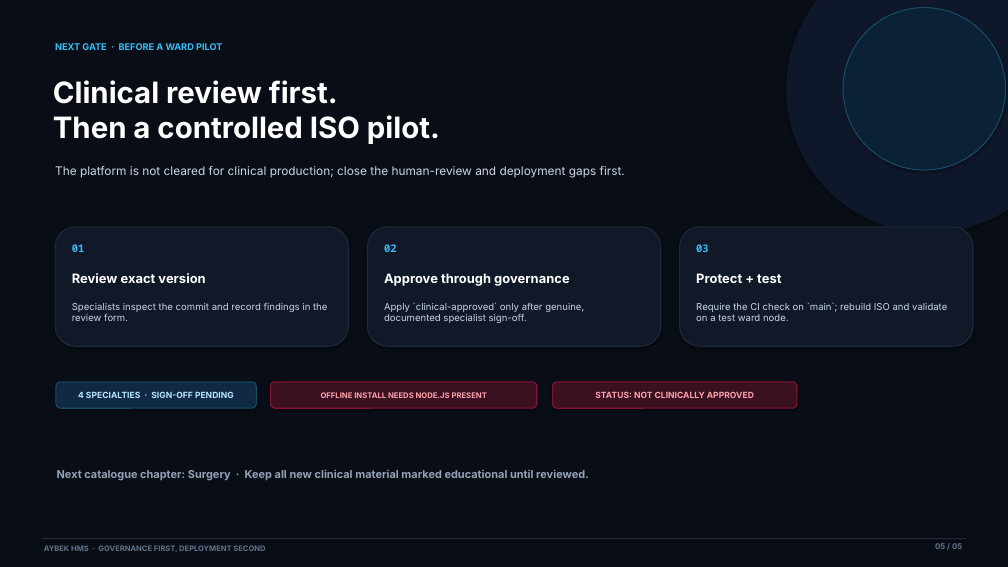
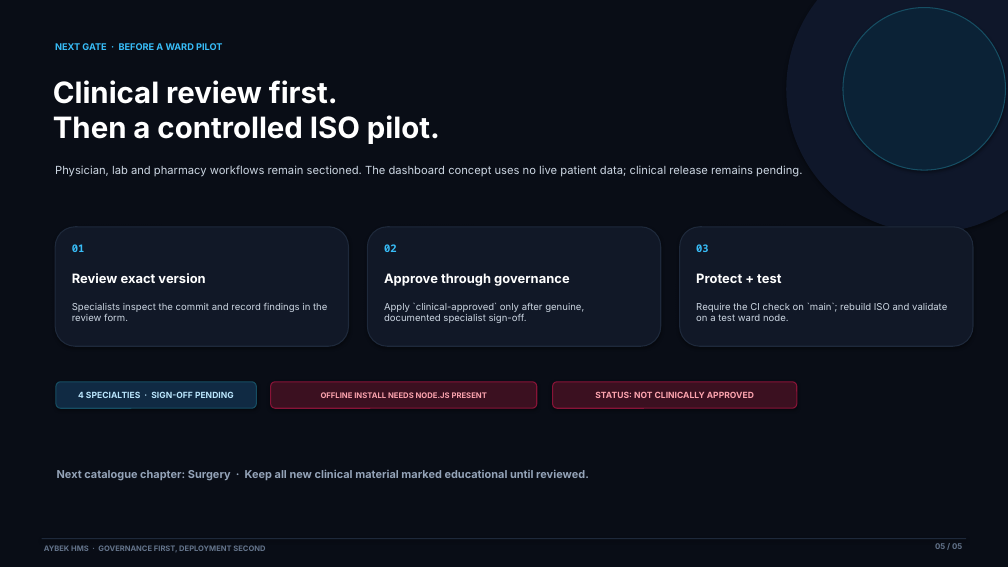
Before and after one commit to smart-hospital-system/mamonaminyar1998, a slide deck: slide 5 of docs/clinical-cdss-smart-card-architecture.pptx. Drawn at 1008x567 pixels with LibreOffice and Linux fonts; fonts in the diff are those of the drawing. Boxes give left, top, right and bottom in pixels: in the first picture for what was removed or moved away, otherwise in the second. Text is boxed around its words. In the diff, an @@ line names an element or a change of style, - is before the commit and + after.

Commit message:
Update architecture deck with section workflows

```diff
--- a/docs/clinical-cdss-smart-card-architecture.pptx
+++ b/docs/clinical-cdss-smart-card-architecture.pptx
@@ text at (x1=55, y1=165, x2=802, y2=177): text changed; size 11.3 to 10.7 pt @@
-The platform is not cleared for clinical production; close the human-review and deployment gaps first.
+Physician, lab and pharmacy workflows remain sectioned. The dashboard concept uses no live patient data; clinical release remains pending.
```
Also in this commit, not shown: 2 other slides changed, 1 other file.
